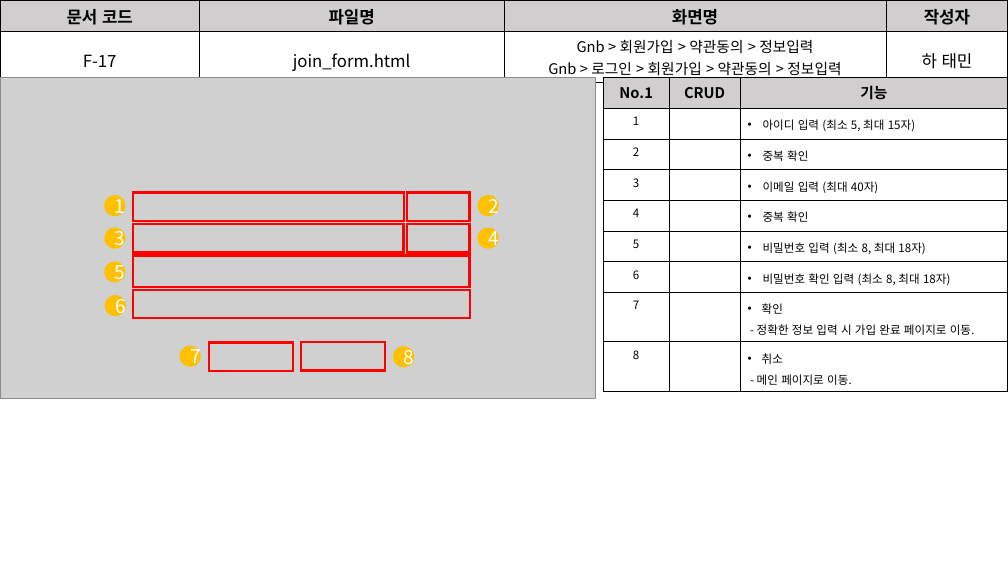
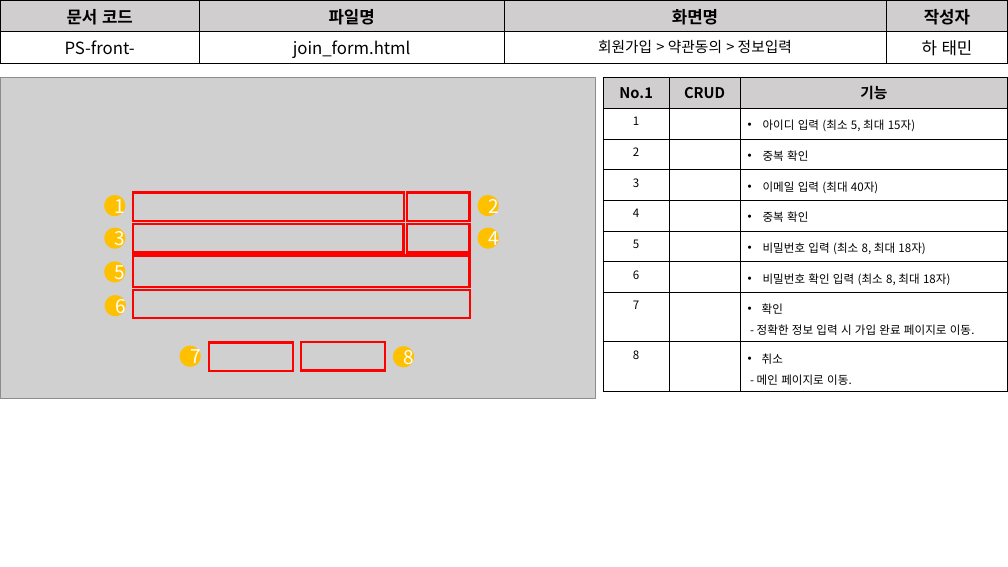
Before and after one commit to David-Ha-1217/Publisher_Portfolio, a slide deck: slide 12 of Documents/화면설계서.pptx. Drawn at 1008x567 pixels with LibreOffice and Linux fonts; fonts in the diff are those of the drawing; grey boxes stand for pictures. Boxes give left, top, right and bottom in pixels: in the first picture for what was removed or moved away, otherwise in the second. Text is boxed around its words. In the diff, an @@ line names an element or a change of style, - is before the commit and + after.

```diff
--- a/Documents/화면설계서.pptx
+++ b/Documents/화면설계서.pptx
@@ table at (0,0,1008,62) @@
-row 2, column 1: F-17
+row 2, column 1: PS-front-
-row 2, column 3: Gnb > 회원가입 > 약관동의 > 정보입력 / Gnb > 로그인 > 회원가입 > 약관동의 > 정보입력
+row 2, column 3: 회원가입 > 약관동의 > 정보입력
@@ line spacing 1.5 to 1 @@
```
Also in this commit, not shown: 7 other slides changed, 2 other files.
